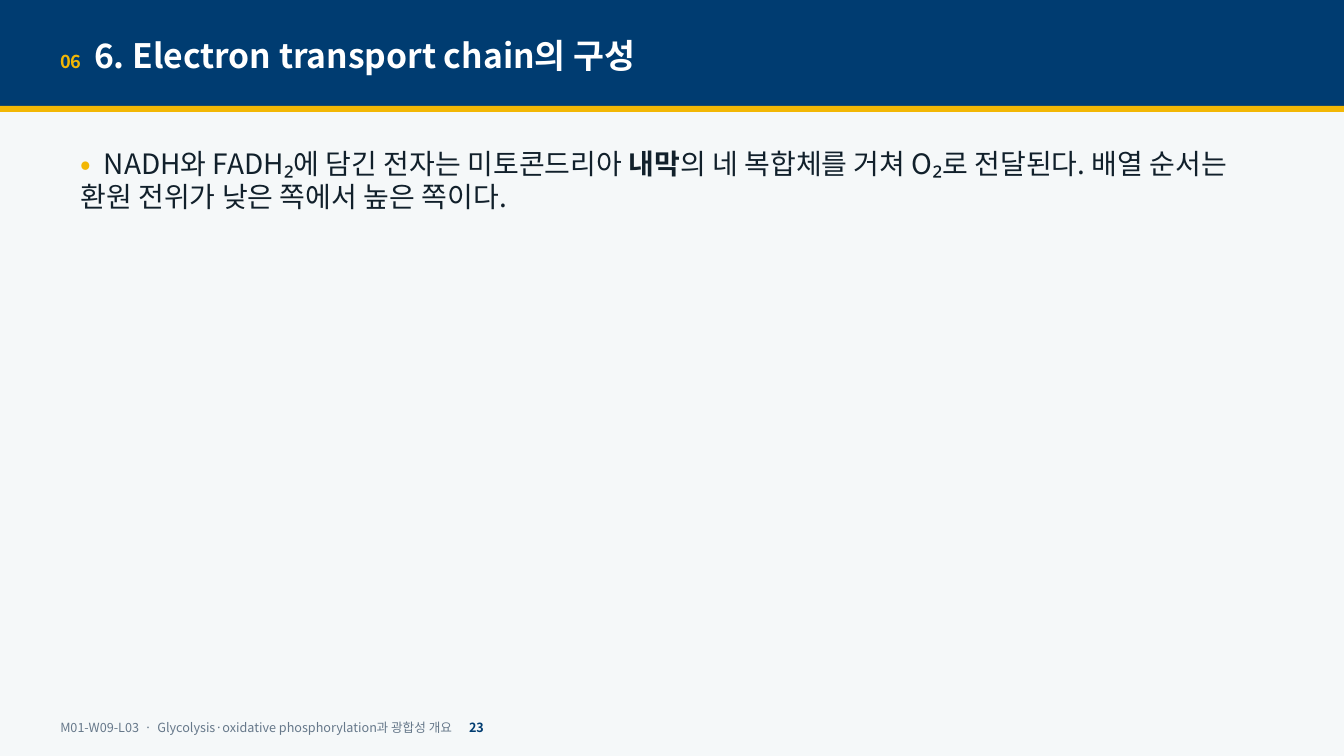
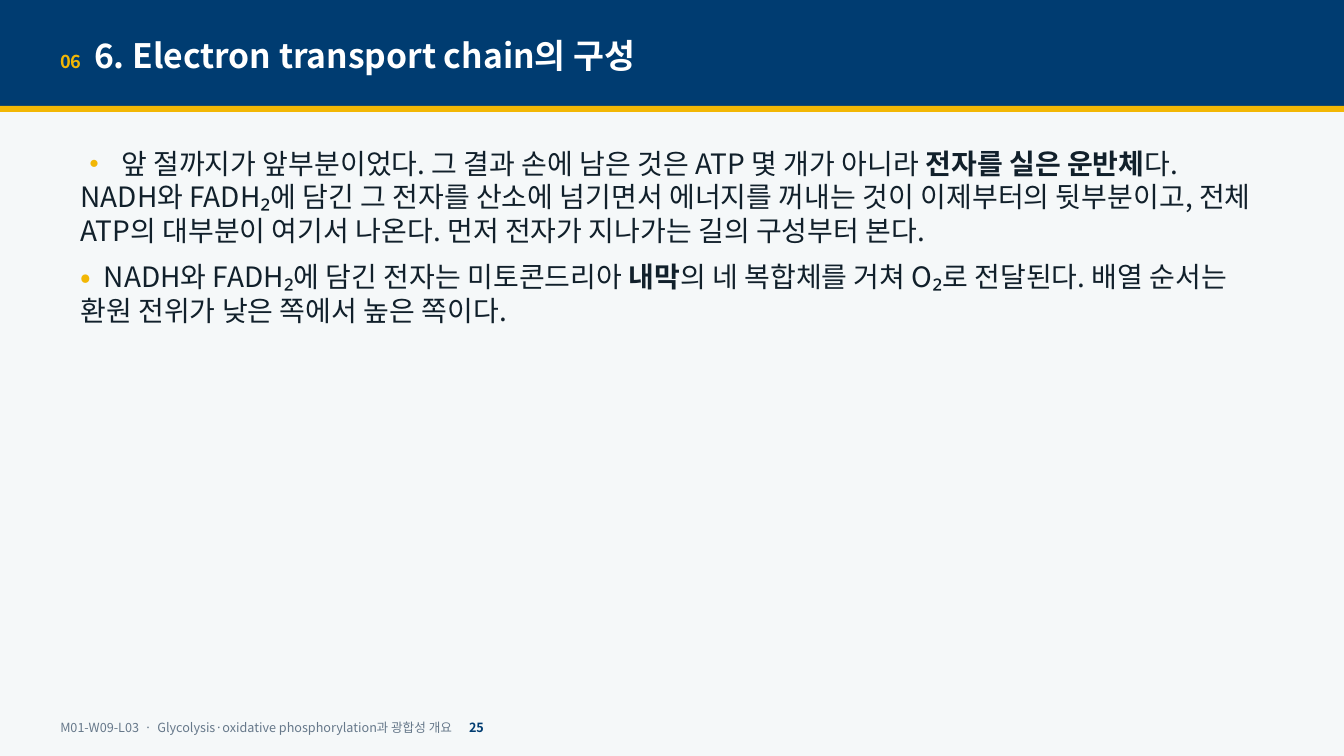
Before and after one commit to hoperiasd2/hoperiasd2.github.io, a slide deck: slide 25 of curriculum/M01/W09/L03/slides.pptx (slide 23 before the commit). Drawn at 1344x756 pixels with LibreOffice and Linux fonts; fonts in the diff are those of the drawing. Boxes give left, top, right and bottom in pixels: in the first picture for what was removed or moved away, otherwise in the second. Text is boxed around its words. In the diff, an @@ line names an element or a change of style, - is before the commit and + after.

```diff
--- a/curriculum/M01/W09/L03/slides.pptx
+++ b/curriculum/M01/W09/L03/slides.pptx
@@ text at <box>80,150,1251,244</box>: paragraph added @@
+• 앞 절까지가 앞부분이었다. 그 결과 손에 남은 것은 ATP 몇 개가 아니라 전자를 실은 운반체다. NADH와 FADH₂에 담긴 그 전자를 산소에 넘기면서 에너지를 꺼내는 것이 이제부터의 뒷부분이고, 전체 ATP의 대부분이 여기서 나온다. 먼저 전자가 지나가는 길의 구성부터 본다.
@@ text at <box>60,721,484,735</box>: text changed @@
-M01-W09-L03 · Glycolysis·oxidative phosphorylation과 광합성 개요 23
+M01-W09-L03 · Glycolysis·oxidative phosphorylation과 광합성 개요 25
```
Also in this commit, not shown: 49 other slides changed, 2 slides added, 9 other files.
